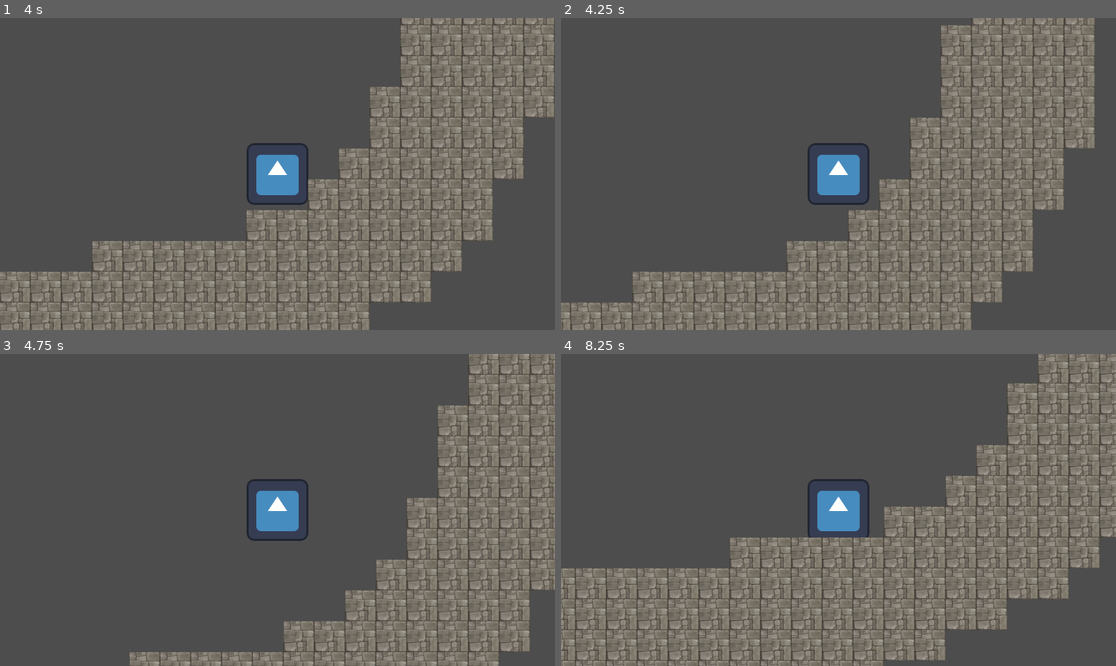
Above: before the commit, frames 1-4 (two rows, left to right).
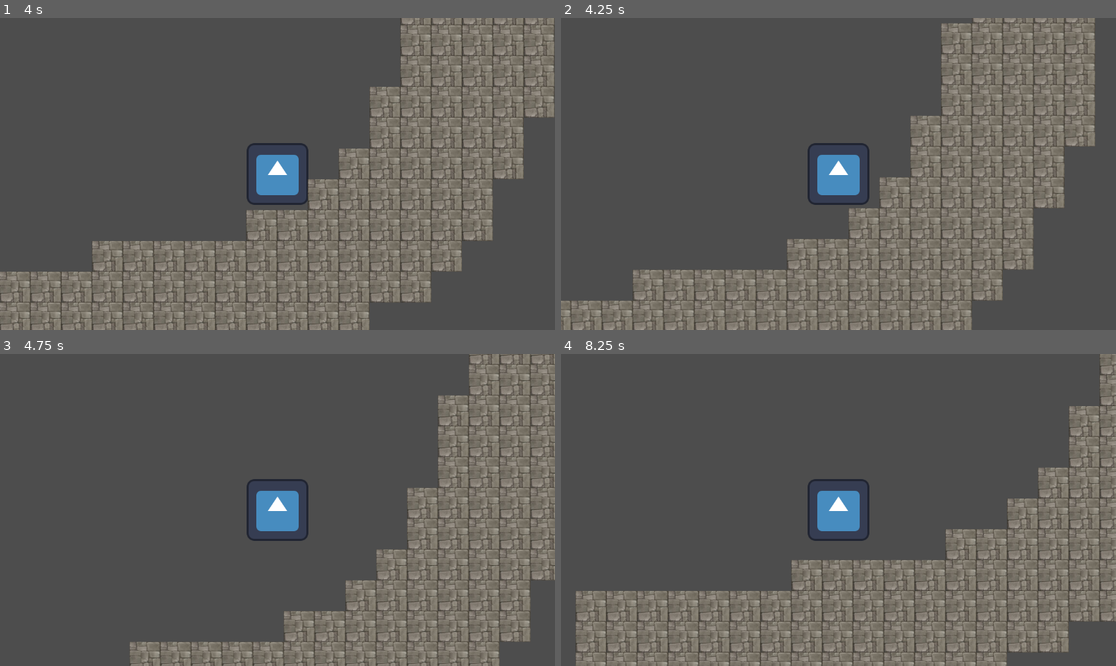
Above: after the commit, the same moments.

Repository: Sogrief/stairs
Game: Godot game, scene res://scenes/level/main.tscn
Same seed, same stepped clock (60 frames per second), same inputs: the game is played once before the commit and once after it. The engine's default icon, where the game draws it, is replaced by a stand-in: a white triangle on a blue panel in a dark square.
Inputs:
- Up to frame 1 (4 s): hold Right (move_right) 0.53-2.03 s; tap Up (jump) at 0.6, 0.77, 1.07, 1.35, 1.52, 1.82, 2.1, 2.85, 3.02, 3.32, 3.6, 3.77 s; hold Left (move_left) 2.03-2.78 s; hold Right (move_right) from 2.78 s (still down)
- Up to frame 2 (4.25 s): keep holding Right (move_right); tap Up (jump) at 4.07 s
- Up to frame 3 (4.75 s): release Right (move_right) at 4.28 s; hold Left (move_left) from 4.28 s (still down); tap Up (jump) at 4.35, 4.52 s
- Up to frame 4 (8.25 s): tap Up (jump) at 4.82, 5.1, 5.85, 6.02, 6.32, 6.6, 6.77, 7.07, 7.35, 7.52, 7.82, 8.1 s; release Left (move_left) at 5.03 s; hold Right (move_right) 5.03-5.78 s; hold Left (move_left) 5.78-7.28 s; hold Right (move_right) from 7.28 s (still down)

Frame 1 is identical in both runs. In frame 2, 8.0% of the frame differs, in the area x 0-97%, y 0-100%; in frame 3, 12%; in frame 4, 28%, in the area x 0-100%, y 0-100%.

Commit message:
amélioration du système de wall jump

Diff:
--- a/scenes/player/scripts/player.gd
+++ b/scenes/player/scripts/player.gd
@@ -13,7 +13,7 @@
 	if not is_on_floor():
 		velocity.y += gravity * delta
 
-	if Input.is_action_just_pressed("jump") and is_on_floor() || jump_count > 0:
+	if Input.is_action_just_pressed("jump") and (is_on_floor() || jump_count > 0):
 		jump_count = 0
 		velocity.y = JUMP_VELOCITY
 
@@ -29,9 +29,9 @@
 
 func _on_area_2d_body_entered(body):
 	if body is TileMap:
-		jump_count = 0
+		jump_count = 1
 
 
 func _on_area_2d_body_exited(body):
 	if body is TileMap:
-		jump_count = 1
+		pass
